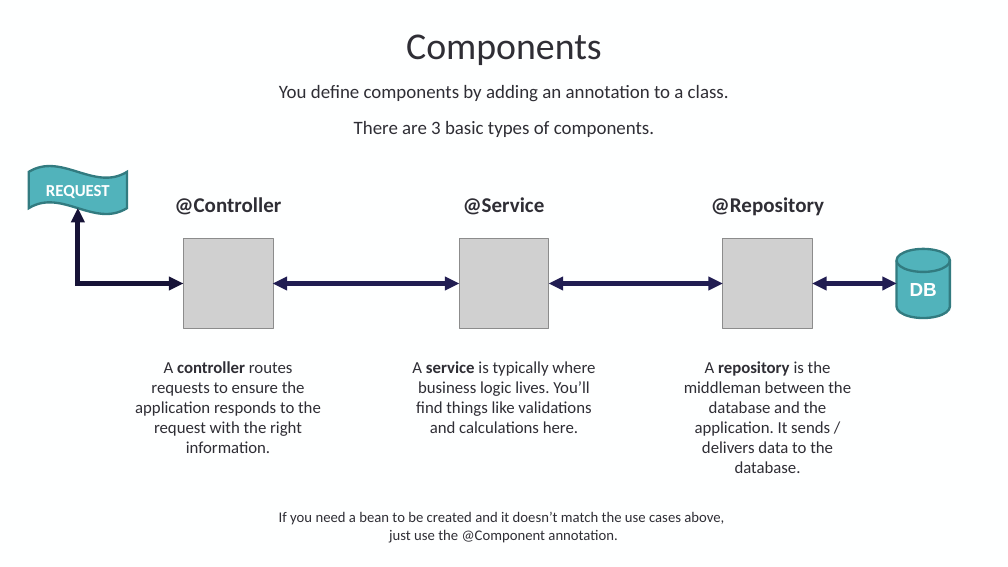
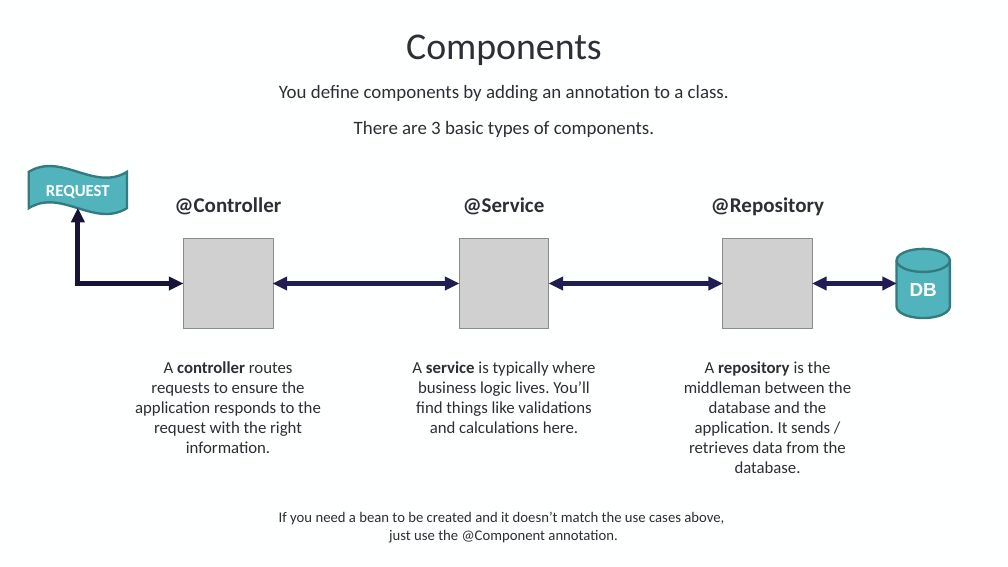
Before and after one commit to excellalabs/java-crash-course, a slide deck: slide 7 of assets/presentations/Spring_Boot_CC.pptx. Drawn at 1008x567 pixels with LibreOffice and Linux fonts; fonts in the diff are those of the drawing; grey boxes stand for pictures; background and template pictures are left out. Boxes give left, top, right and bottom in pixels: in the first picture for what was removed or moved away, otherwise in the second. Text is boxed around its words. In the diff, an @@ line names an element or a change of style, - is before the commit and + after.

Commit message:
made change to slide 7 in spring powerpoint

```diff
--- a/assets/presentations/Spring_Boot_CC.pptx
+++ b/assets/presentations/Spring_Boot_CC.pptx
@@ text at [684,361,851,473]: text changed @@
-A repository is the middleman between the database and the application. It sends / delivers data to the database.
+A repository is the middleman between the database and the application. It sends / retrieves data from the database.
```
